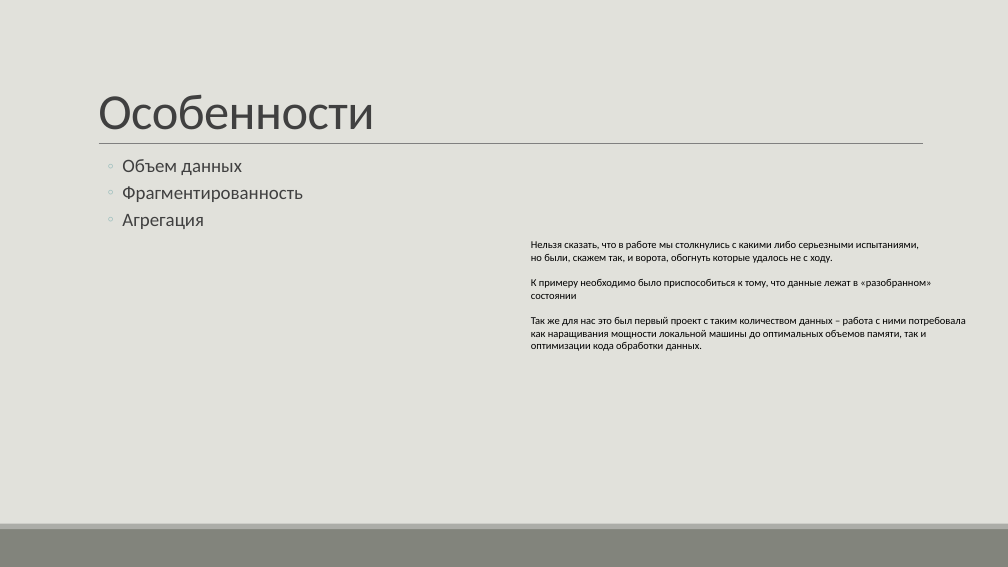
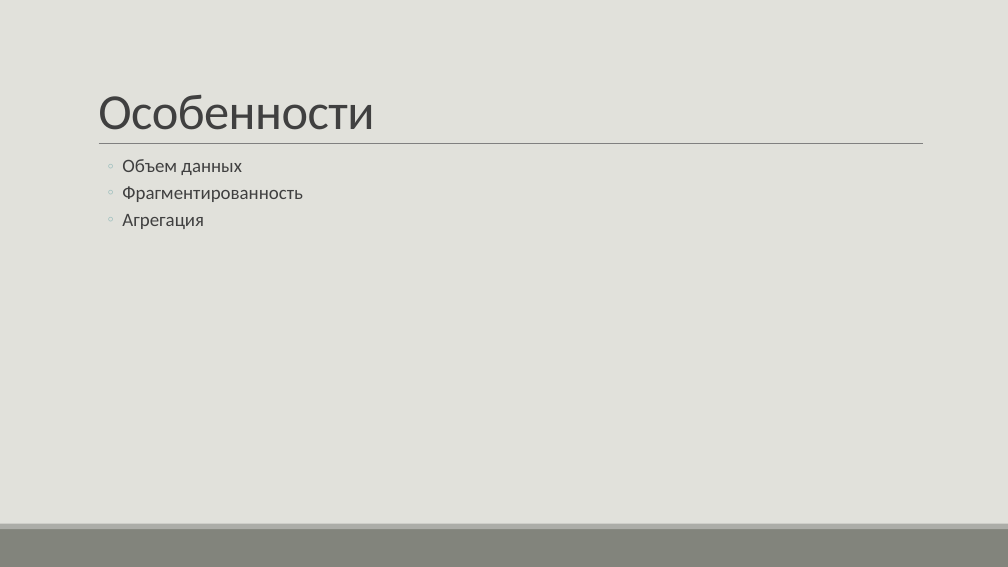
Before and after one commit to Fennec120/grad_2, a slide deck: slide 4 of защита_презентация.pptx. Drawn at 1008x567 pixels with LibreOffice and Linux fonts; fonts in the diff are those of the drawing. Boxes give left, top, right and bottom in pixels: in the first picture for what was removed or moved away, otherwise in the second. Text is boxed around its words. In the diff, an @@ line names an element or a change of style, - is before the commit and + after.

```diff
--- a/защита_презентация.pptx
+++ b/защита_презентация.pptx
@@ text removed at (531,241,966,351) @@
-Нельзя сказать, что в работе мы столкнулись с какими либо серьезными испытаниями,
-но были, скажем так, и ворота, обогнуть которые удалось не с ходу.
-К примеру необходимо было приспособиться к тому, что данные лежат в «разобранном» состоянии
-Так же для нас это был первый проект с таким количеством данных – работа с ними потребовала как наращивания мощности локальной машины до оптимальных объемов памяти, так и оптимизации кода обработки данных.
```
Also in this commit, not shown: 5 other slides changed, 6 slides added, 3 slides removed, 2 other files.
